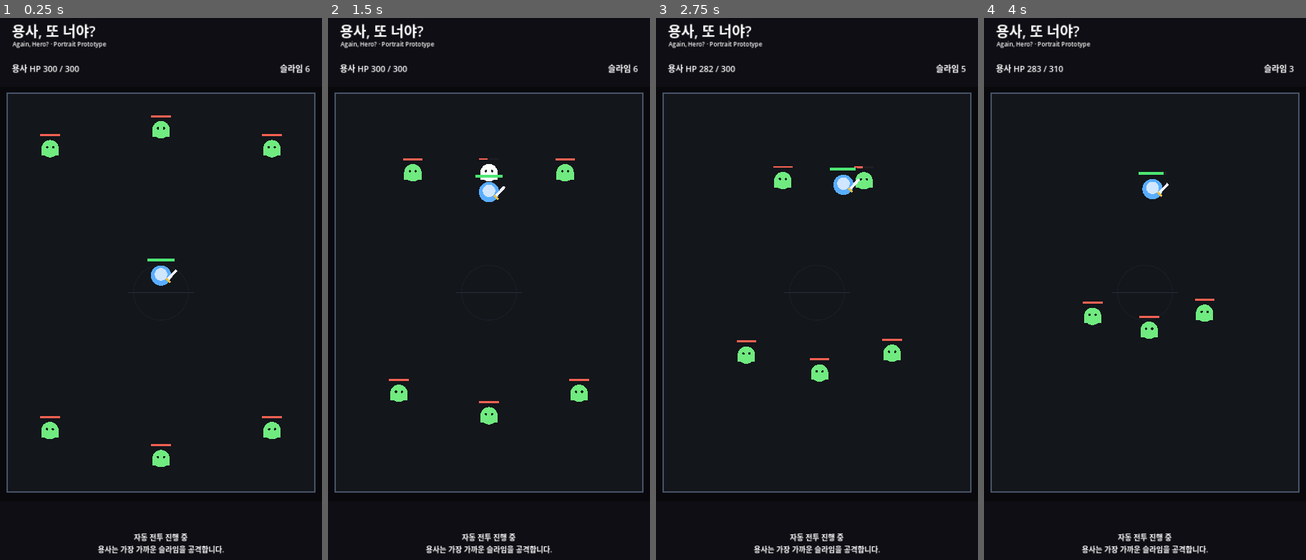
Above: before the commit, frames 1-4 (left to right).
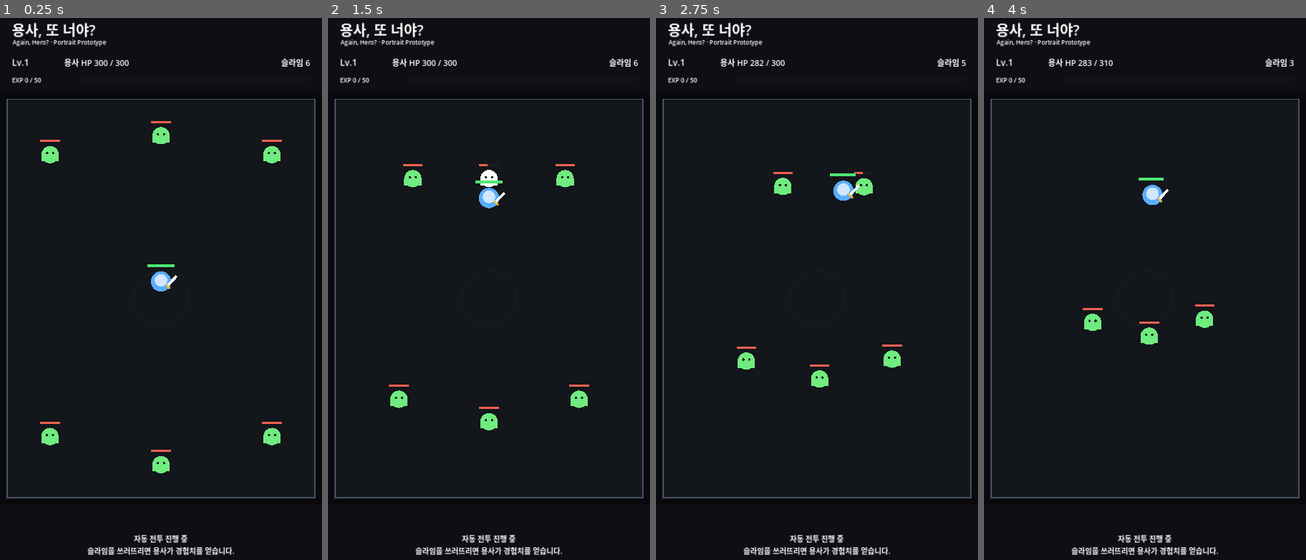
Above: after the commit, the same moments.

Repository: MinSung0732/Again-Hero-
Game: Godot game, scene res://src/main/Main.tscn
Two runs of this game, one before a commit and one after it. Both use one fixed random seed, a clock stepped at 60 frames per second and the inputs below.
Inputs:
- Up to frame 1 (0.25 s): no input
- Up to frame 2 (1.5 s): no input
- Up to frame 3 (2.75 s): no input
- Up to frame 4 (4 s): no input

The runs differ from the first frame. In frame 1, 4.1% of the frame differs, in the area x 2-98%, y 0-100%; in frame 2, 4.0%; in frame 3, 3.8%; in frame 4, 3.5%.

Commit message:
feat: show hero level and exp in portrait HUD

Diff:
--- a/src/main/Main.tscn
+++ b/src/main/Main.tscn
@@ -23,13 +23,13 @@
 color = Color(0.035, 0.038, 0.052, 1)
 
 [node name="Battle" parent="." instance=ExtResource("2_battle")]
-position = Vector2(0, 260)
+position = Vector2(0, 280)
 
 [node name="TopBar" type="ColorRect" parent="."]
 layout_mode = 1
 anchors_preset = 10
 anchor_right = 1.0
-offset_bottom = 250.0
+offset_bottom = 270.0
 grow_horizontal = 2
 mouse_filter = 2
 color = Color(0.055, 0.058, 0.078, 0.98)
@@ -37,41 +37,70 @@
 [node name="Title" type="Label" parent="TopBar"]
 layout_mode = 0
 offset_left = 40.0
-offset_top = 24.0
+offset_top = 20.0
 offset_right = 1040.0
-offset_bottom = 86.0
+offset_bottom = 80.0
 theme_override_font_sizes/font_size = 48
 text = "용사, 또 너야?"
 
 [node name="Subtitle" type="Label" parent="TopBar"]
 layout_mode = 0
 offset_left = 42.0
-offset_top = 92.0
+offset_top = 86.0
 offset_right = 1038.0
-offset_bottom = 130.0
+offset_bottom = 124.0
 theme_override_font_sizes/font_size = 20
 text = "Again, Hero? · Portrait Prototype"
 
+[node name="HeroLevel" type="Label" parent="TopBar"]
+layout_mode = 0
+offset_left = 40.0
+offset_top = 142.0
+offset_right = 240.0
+offset_bottom = 196.0
+theme_override_font_sizes/font_size = 30
+text = "Lv.1"
+vertical_alignment = 1
+
 [node name="HeroHP" type="Label" parent="TopBar"]
 layout_mode = 0
-offset_left = 40.0
-offset_top = 158.0
-offset_right = 535.0
-offset_bottom = 220.0
-theme_override_font_sizes/font_size = 28
+offset_left = 215.0
+offset_top = 142.0
+offset_right = 690.0
+offset_bottom = 196.0
+theme_override_font_sizes/font_size = 27
 text = "용사 HP 300 / 300"
 vertical_alignment = 1
 
 [node name="Monsters" type="Label" parent="TopBar"]
 layout_mode = 0
-offset_left = 545.0
-offset_top = 158.0
+offset_left = 720.0
+offset_top = 142.0
 offset_right = 1040.0
-offset_bottom = 220.0
-theme_override_font_sizes/font_size = 28
+offset_bottom = 196.0
+theme_override_font_sizes/font_size = 27
 text = "슬라임 6"
 horizontal_alignment = 2
 vertical_alignment = 1
+
+[node name="ExpLabel" type="Label" parent="TopBar"]
+layout_mode = 0
+offset_left = 40.0
+offset_top = 207.0
+offset_right = 260.0
+offset_bottom = 250.0
+theme_override_font_sizes/font_size = 21
+text = "EXP 0 / 50"
+vertical_alignment = 1
+
+[node name="ExpBar" type="ProgressBar" parent="TopBar"]
+layout_mode = 0
+offset_left = 265.0
+offset_top = 216.0
+offset_right = 1040.0
+offset_bottom = 244.0
+max_value = 50.0
+show_percentage = false
 
 [node name="BottomBar" type="ColorRect" parent="."]
 layout_mode = 1
@@ -79,7 +108,7 @@
 anchor_top = 1.0
 anchor_right = 1.0
 anchor_bottom = 1.0
-offset_top = -280.0
+offset_top = -270.0
 grow_horizontal = 2
 grow_vertical = 0
 mouse_filter = 2
@@ -97,7 +126,7 @@
 grow_horizontal = 2
 grow_vertical = 2
 theme_override_font_sizes/font_size = 25
-text = "자동 전투 진행 중\n용사는 가장 가까운 슬라임을 공격합니다."
+text = "자동 전투 진행 중\n슬라임을 쓰러뜨리면 용사가 경험치를 얻습니다."
 horizontal_alignment = 1
 vertical_alignment = 1
 autowrap_mode = 2
